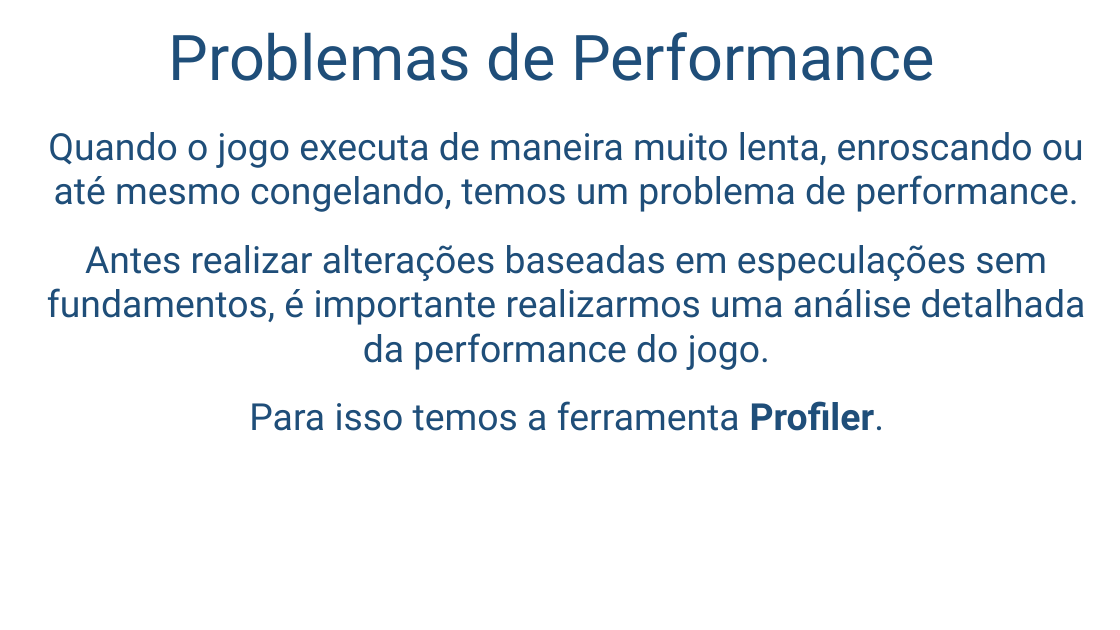
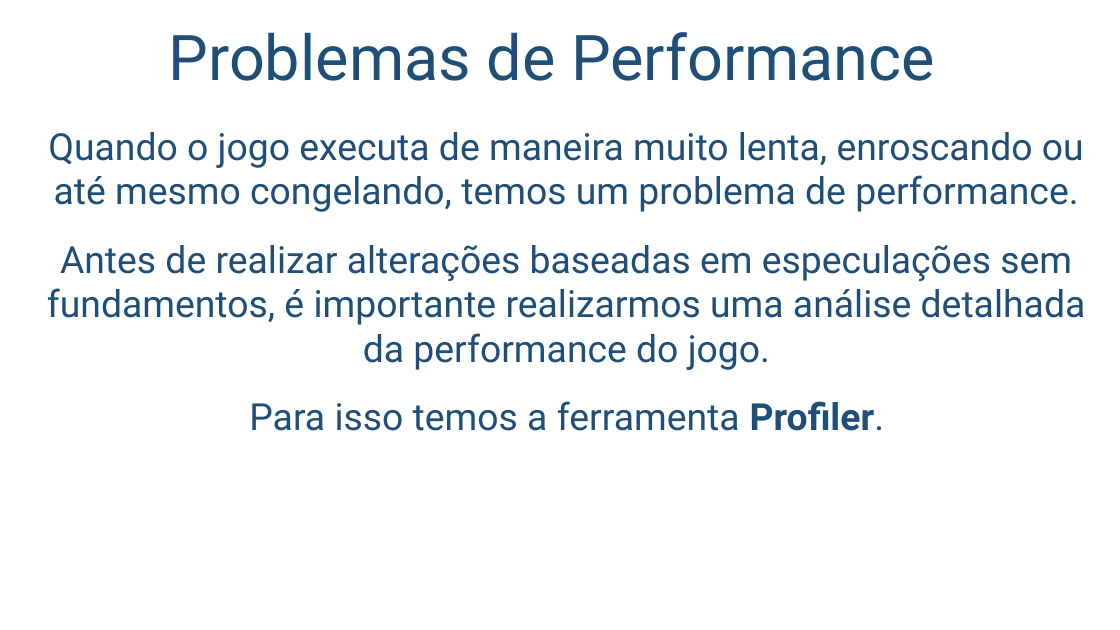
Before and after one commit to salmo-jr/public-slides, a slide deck: slide 41 of game-testing.pptx. Drawn at 1120x630 pixels with LibreOffice and Linux fonts; fonts in the diff are those of the drawing; background and template pictures are left out. Boxes give left, top, right and bottom in pixels: in the first picture for what was removed or moved away, otherwise in the second. Text is boxed around its words. In the diff, an @@ line names an element or a change of style, - is before the commit and + after.

```diff
--- a/game-testing.pptx
+++ b/game-testing.pptx
@@ text at (47,245,1086,370): text changed @@
-Antes realizar alterações baseadas em especulações sem fundamentos, é importante realizarmos uma análise detalhada da performance do jogo.
+Antes de realizar alterações baseadas em especulações sem fundamentos, é importante realizarmos uma análise detalhada da performance do jogo.
```
Also in this commit, not shown: 1 other slide changed, 1 slide added.
